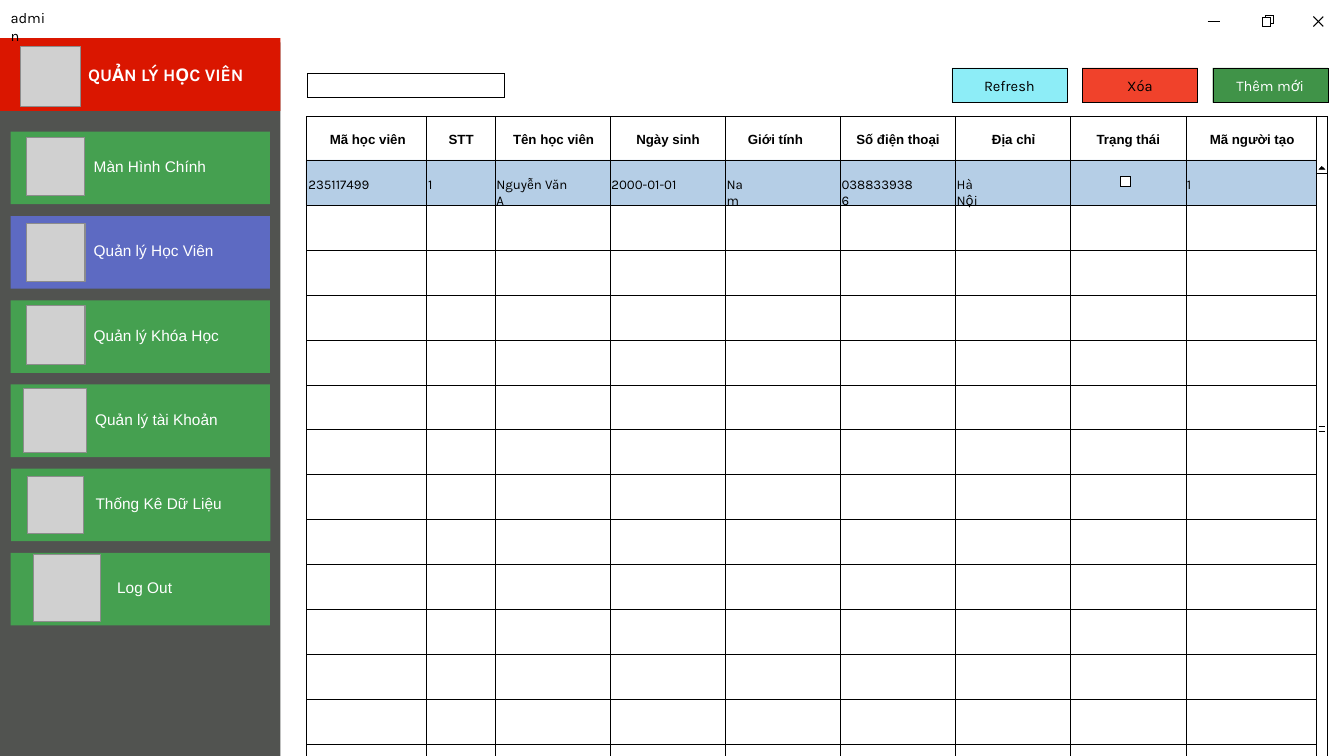
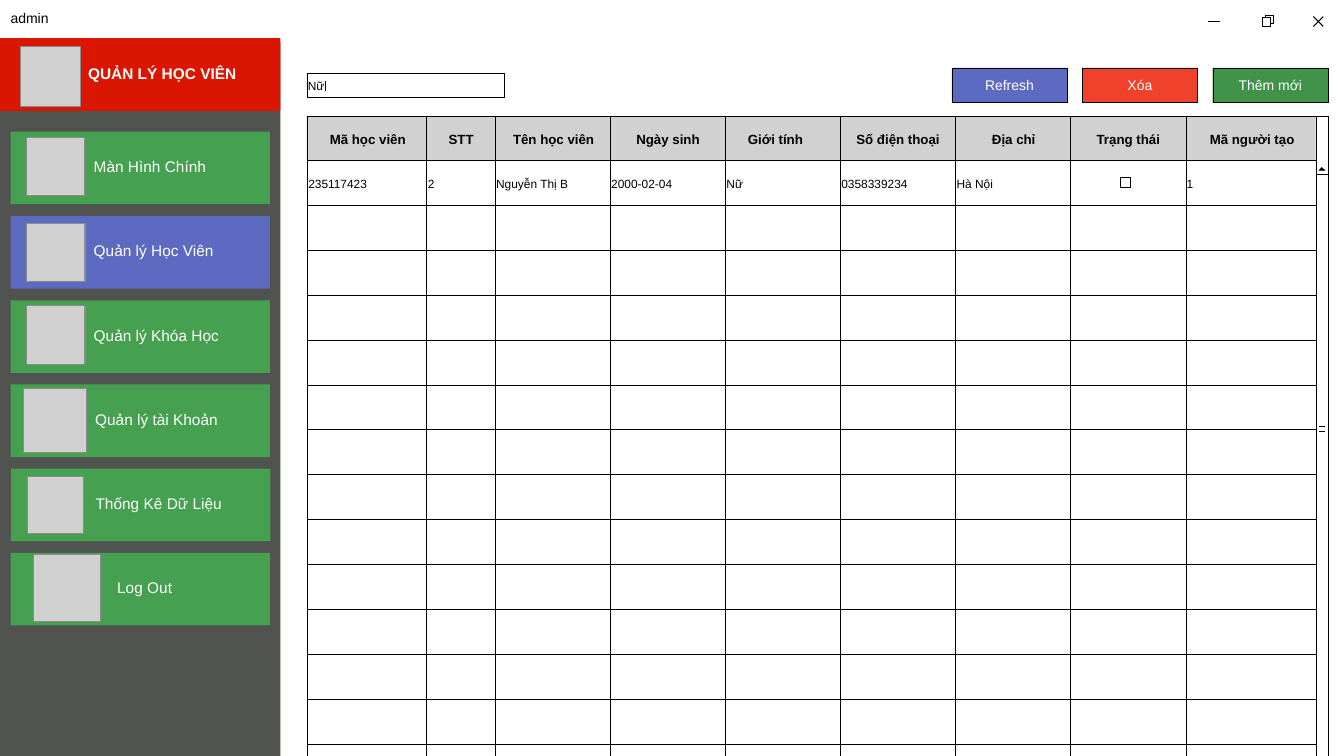
Before and after one commit to nthmaiii/QuanLySinhVien, a slide deck: slide 8 of Thiết kế giao diện.pptx (slide 9 before the commit). Drawn at 1344x756 pixels with LibreOffice and Linux fonts; fonts in the diff are those of the drawing; grey boxes stand for pictures; background and template pictures are left out. Boxes give left, top, right and bottom in pixels: in the first picture for what was removed or moved away, otherwise in the second. Text is boxed around its words. In the diff, an @@ line names an element or a change of style, - is before the commit and + after.

```diff
--- a/Thiết kế giao diện.pptx
+++ b/Thiết kế giao diện.pptx
@@ text "admin" at [11, 13, 49, 23]: size 10.5 to 10 pt, font Karla to Arial @@
@@ text "QUẢN LÝ HỌC VIÊN" at [88, 66, 236, 82]: size 12.5 to 11 pt, font Karla to Arial @@
@@ text at [308, 81, 325, 90]: text changed; size 9.5 to 8.5 pt; font Karla to Arial @@
-235117499
+Nữ
@@ line added from (326, 82) to (326, 91), #000000 0.25 pt @@
@@ rectangle "Refresh" at [952, 68, 1067, 102]: size 10.5 to 10 pt, font Karla to Arial, text colour #000000 to #FFFFFF; fill #8DEDF7 to #5D6AC2 @@
@@ rectangle "Xóa" at [1083, 68, 1198, 102]: size 10.5 to 10 pt, font Karla to Arial, text colour #000000 to #FFFFFF @@
@@ rectangle "Thêm mới" at [1213, 68, 1328, 102]: size 10.5 to 10 pt, font Karla to Arial @@
@@ rectangle: place and size @@
-rectangle at [306, 160, 1316, 206]
+rectangle at [307, 116, 1316, 160]
@@ rectangle at [307, 116, 1316, 160]: fill #B5CEE6 to #D1D1D1; outline #FFFFFF 0.25 pt to none @@
@@ text added at [308, 179, 367, 188], 8.5 pt, text #000000 @@
+235117423
@@ text at [428, 179, 435, 188]: text changed; size 9.5 to 8.5 pt; font Karla to Arial @@
-1
+2
@@ text at [496, 178, 568, 190]: text changed; size 9.5 to 8.5 pt; font Karla to Arial @@
-Nguyễn Văn A
+Nguyễn Thị B
@@ text at [611, 179, 672, 188]: text changed; size 9.5 to 8.5 pt; font Karla to Arial @@
-2000-01-01
+2000-02-04
@@ text removed at [717, 170, 765, 197] @@
-Nam
@@ text added at [726, 179, 743, 188], 8.5 pt, text #000000 @@
+Nữ
@@ text removed at [832, 170, 925, 197] @@
-0388339386
@@ text added at [841, 179, 907, 188], 8.5 pt, text #000000 @@
+0358339234
@@ text "Hà Nội" at [957, 179, 993, 190]: size 9.5 to 8.5 pt, font Karla to Arial @@
@@ text "1" at [1187, 180, 1194, 188]: size 9.5 to 8.5 pt, font Karla to Arial @@
```
Also in this commit, not shown: 21 other slides changed, 17 slides added.
